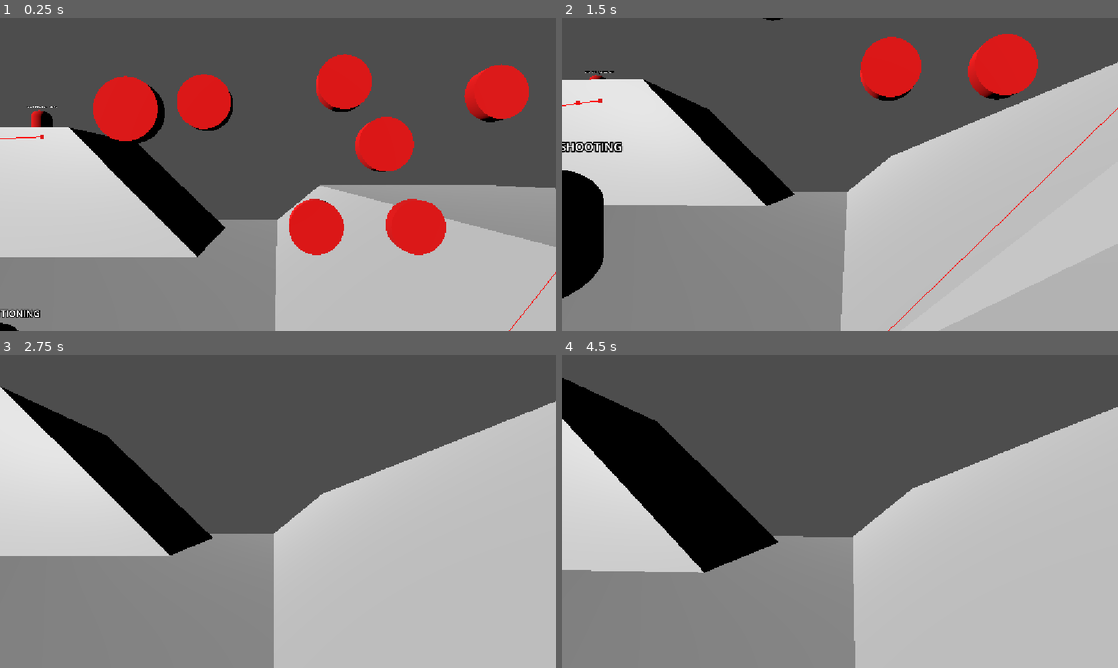
Above: before the commit, frames 1-4 (two rows, left to right).
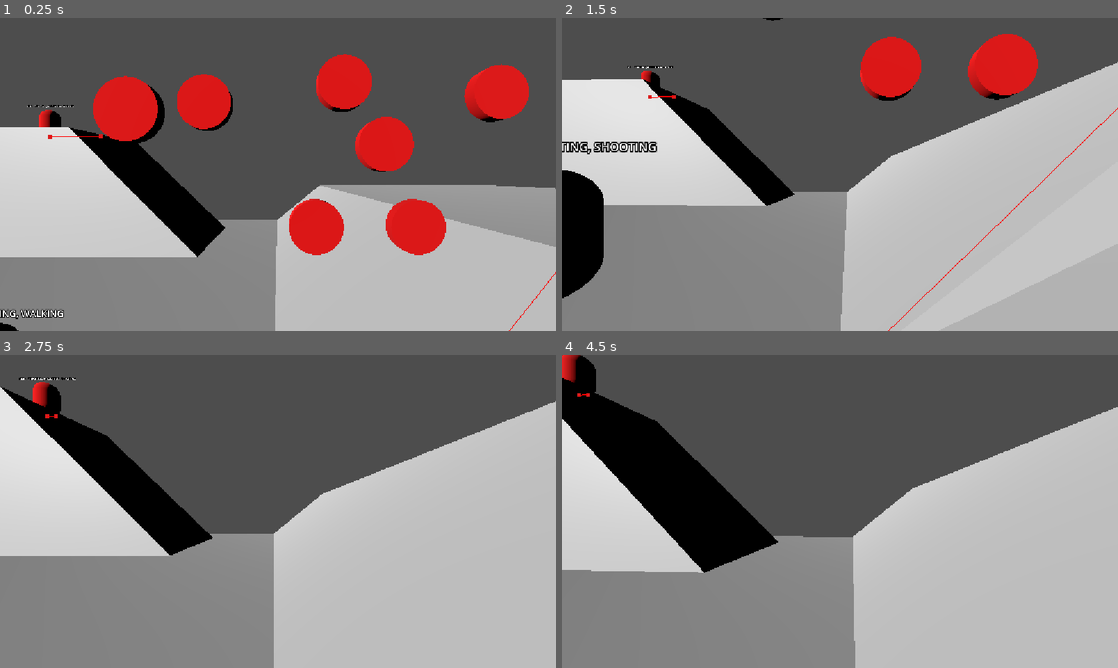
Above: after the commit, the same moments.

Repository: flowerFawn/unnamed-narrative-fps
Game: Godot game, scene res://prototyping/prototype world.tscn
Same seed, same stepped clock (60 frames per second), same inputs: the game is played once before the commit and once after it.
Inputs (mouse positions are in pixels of both pictures, inside the frame that each line leads up to):
- Up to frame 1 (0.25 s): no input
- Up to frame 2 (1.5 s): move the mouse to (867, 174) at 0.52 s; press the mouse at (867, 174) at 0.53 s; hold W (Move Forward) from 0.53 s (still down); tap Space (Jump) at 0.77 s; move the mouse to (812, 174) at 1.27 s; release the mouse at (812, 174) at 1.28 s; tap Shift (Sprint) at 1.35 s
- Up to frame 3 (2.75 s): keep holding W (Move Forward); tap Space (Jump) at 1.52 s; move the mouse to (289, 505) at 2.02 s; press the mouse at (289, 505) at 2.03 s
- Up to frame 4 (4.5 s): keep holding W (Move Forward); move the mouse to (834, 517) at 2.77 s; release the mouse at (834, 517) at 2.78 s; tap Shift (Sprint) at 2.85, 4.35 s; tap Space (Jump) at 3.02, 3.77 s; move the mouse to (878, 514) at 3.52 s; press the mouse at (878, 514) at 3.53 s; move the mouse to (795, 508) at 4.27 s; release the mouse at (795, 508) at 4.28 s

The runs differ from the first frame. In frame 1, 0.6% of the frame differs, in the area x 0-19%, y 27-97%; in frame 2, 0.8%, in the area x 0-21%, y 15-44%; in frame 3, 0.5%; in frame 4, 0.6%.

Commit message:
enemies use strategy points when in required modes

Diff:
--- a/enemies/enemy.gd
+++ b/enemies/enemy.gd
@@ -114,20 +114,21 @@
 	maximum_comfortable_distance_squared = weapon.weapon_info.maximum_comfortable_shooting_distance ** 2
 	minimum_comfortable_distance_squared = weapon.weapon_info.minimum_comfortable_shooting_distance ** 2
 
-	set_state(EnemyState.WALKING)
-	set_mode(EnemyMode.SIMPLE_POSITIONING)
+	match enemy_type.strategy_use:
+		StrategyUse.NONE, StrategyUse.FALLBACK:
+			set_mode(EnemyMode.SIMPLE_POSITIONING)
+		StrategyUse.START, StrategyUse.BOTH, StrategyUse.FULL:
+			set_mode(EnemyMode.STRATEGIC_POSITIONING)
 
 func _process(delta: float) -> void:
-	$Label3D.text = StrategyUse.keys()[enemy_type.strategy_use] + ": " + \
-	EnemyMode.keys()[mode]
+	$Label3D.text = StrategyUse.keys()[enemy_type.strategy_use] + ", " + \
+	EnemyMode.keys()[mode] + ", " + EnemyState.keys()[state]
 
 func _physics_process(delta: float) -> void:
 	gather_info()
 	check_for_mode_change_triggers()
 	check_for_state_change()
 	update_pathfinding()
-	print(EnemyState.keys()[state])
-	print(EnemyMode.keys()[mode])
 	match state:
 		EnemyState.WALKING:
 			moving_physics_process(delta)
@@ -168,6 +169,8 @@
 				goal_point = level.player.global_position + direction_from_player_to_enemy
 		EnemyMode.SIMPLE_SEARCHING:
 			goal_point = last_known_player_position
+		EnemyMode.STRATEGIC_POSITIONING:
+			goal_point = goal_strategy_point.global_position
 	pathfinding_agent.target_position = goal_point
 
 
@@ -242,6 +245,8 @@
 
 ##sets the state, as well as other variables that should be changed depending on the state
 func set_mode(new_mode:EnemyMode) -> void:
+	if mode == EnemyMode.STRATEGIC_POSITIONING or mode == EnemyMode.STRATEGIC_SHOOTING: #before change
+		goal_strategy_point.leave()
 	mode = new_mode
 	match new_mode:
 		EnemyMode.SIMPLE_SHOOTING:
@@ -255,6 +260,15 @@
 			is_pathfinding = true
 			is_shooting = false
 			goal_point = last_known_player_position
+		EnemyMode.STRATEGIC_POSITIONING:
+			is_pathfinding = true
+			is_shooting = false
+			goal_strategy_point = strategy_points.get_closest_point(global_position)
+			goal_strategy_point.occupied = true
+		EnemyMode.STRATEGIC_SHOOTING:
+			is_pathfinding = false
+			is_shooting = true
+
 
 
 func mode_change_trigger_player_moves_too_close() -> void:
@@ -292,10 +306,8 @@
 			set_mode(EnemyMode.STRATEGIC_POSITIONING)
 
 
-
-
-
-func mode_change_trigger_reached_strategy_point() -> void:
-	match enemy_type.strategy_use:
-		StrategyUse.FALLBACK, StrategyUse.BOTH, StrategyUse.FULL:
-			set_mode(EnemyMode.STRATEGIC_SHOOTING)
+func mode_change_trigger_target_reached() -> void:
+	match  enemy_type.strategy_use:
+		StrategyUse.START, StrategyUse.FALLBACK, StrategyUse.BOTH, StrategyUse.FULL:
+			if mode == EnemyMode.STRATEGIC_POSITIONING:
+				set_mode(EnemyMode.STRATEGIC_SHOOTING)
--- a/enemies/enemy.tscn
+++ b/enemies/enemy.tscn
@@ -25,6 +25,7 @@
 mesh = SubResource("CapsuleMesh_vmthy")
 
 [node name="NavigationAgent3D" type="NavigationAgent3D" parent="." unique_id=887415089]
+target_desired_distance = 0.5
 path_height_offset = -0.9
 debug_enabled = true
 
@@ -37,3 +38,5 @@
 [node name="Label3D" type="Label3D" parent="." unique_id=2023954163]
 transform = Transform3D(1, 0, 0, 0, 1, 0, 0, 0, 1, 0, 1.1883502, 0)
 billboard = 1
+
+[connection signal="navigation_finished" from="NavigationAgent3D" to="." method="mode_change_trigger_target_reached"]
--- a/prototyping/prototype world.tscn
+++ b/prototyping/prototype world.tscn
@@ -207,3 +207,57 @@
 script = ExtResource("7_8y3gp")
 type = 3
 metadata/_custom_type_script = "uid://cybksx0q1t5jg"
+
+[node name="StrategyPoint2" type="Marker3D" parent="Node3D" unique_id=1601978824]
+transform = Transform3D(1, 0, 0, 0, 1, 0, 0, 0, 1, -24.317293, -2.963965, 17.328728)
+script = ExtResource("7_8y3gp")
+type = 3
+metadata/_custom_type_script = "uid://cybksx0q1t5jg"
+
+[node name="StrategyPoint3" type="Marker3D" parent="Node3D" unique_id=1632135164]
+transform = Transform3D(1, 0, 0, 0, 1, 0, 0, 0, 1, -24.317293, -2.963965, 7.494133)
+script = ExtResource("7_8y3gp")
+type = 3
+metadata/_custom_type_script = "uid://cybksx0q1t5jg"
+
+[node name="StrategyPoint4" type="Marker3D" parent="Node3D" unique_id=12760354]
+transform = Transform3D(1, 0, 0, 0, 1, 0, 0, 0, 1, -24.317293, -2.963965, 2.591423)
+script = ExtResource("7_8y3gp")
+type = 3
+metadata/_custom_type_script = "uid://cybksx0q1t5jg"
+
+[node name="StrategyPoint5" type="Marker3D" parent="Node3D" unique_id=975935299]
+transform = Transform3D(1, 0, 0, 0, 1, 0, 0, 0, 1, -4.2572346, -2.963965, 15.958)
+script = ExtResource("7_8y3gp")
+type = 3
+metadata/_custom_type_script = "uid://cybksx0q1t5jg"
+
+[node name="StrategyPoint6" type="Marker3D" parent="Node3D" unique_id=1971811140]
+transform = Transform3D(1, 0, 0, 0, 1, 0, 0, 0, 1, 6.0442944, 1.0586181, 5.84301)
+script = ExtResource("7_8y3gp")
+type = 3
+metadata/_custom_type_script = "uid://cybksx0q1t5jg"
+
+[node name="StrategyPoint7" type="Marker3D" parent="Node3D" unique_id=130973887]
+transform = Transform3D(1, 0, 0, 0, 1, 0, 0, 0, 1, 14.750349, 1.0586181, 0.28269196)
+script = ExtResource("7_8y3gp")
+type = 3
+metadata/_custom_type_script = "uid://cybksx0q1t5jg"
+
+[node name="StrategyPoint8" type="Marker3D" parent="Node3D" unique_id=952956530]
+transform = Transform3D(1, 0, 0, 0, 1, 0, 0, 0, 1, 5.970503, 1.0586181, -4.862816)
+script = ExtResource("7_8y3gp")
+type = 3
+metadata/_custom_type_script = "uid://cybksx0q1t5jg"
+
+[node name="StrategyPoint9" type="Marker3D" parent="Node3D" unique_id=385282570]
+transform = Transform3D(1, 0, 0, 0, 1, 0, 0, 0, 1, -3.534319, -2.5237184, -14.010822)
+script = ExtResource("7_8y3gp")
+type = 3
+metadata/_custom_type_script = "uid://cybksx0q1t5jg"
+
+[node name="StrategyPoint10" type="Marker3D" parent="Node3D" unique_id=831402428]
+transform = Transform3D(1, 0, 0, 0, 1, 0, 0, 0, 1, -12.154394, 4.0272155, -14.010822)
+script = ExtResource("7_8y3gp")
+type = 3
+metadata/_custom_type_script = "uid://cybksx0q1t5jg"
Not shown: 1 places in prototyping/prototype world.tscn that only renumber resources
